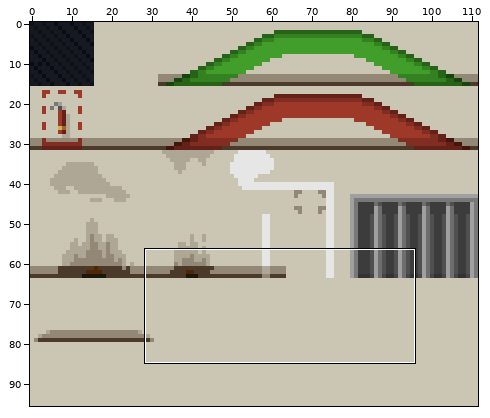
File history of a sprite sheet, assets/tileset/Background.png. The first picture is a wide view before the edit; the outline marks the close-up.
Close-up. Before:
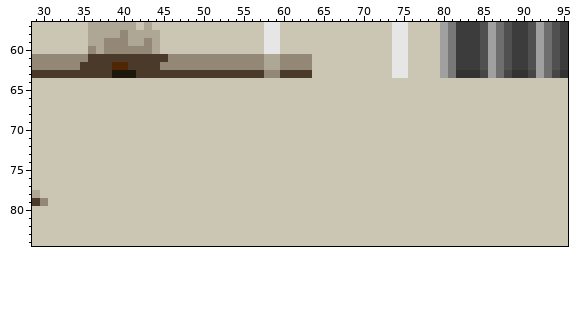
The file is 112x96 pixels. Shown: x 29..95, y 57..84.
And afterwards:
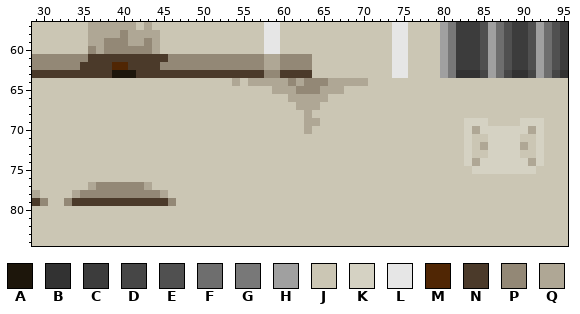
Palette (. is transparent): A #1d160b  B #323232  C #3c3c3c  D #464646  E #505050  F #6e6e6e  G #787878  H #a0a0a0  J #cbc6b4  K #d5d2c3  L #e6e6e6  M #502604  N #4b3a2a  P #938876  Q #afa795
Diff:
@@ x 29..95 @@
 63 NNNNNNNNNNAAANNNNNNNNNNNNNNNNPPNNNNJJJJJJJJJJLLJJJJHGBBBDHFDBBDHFDB
-64 JJJJJJJJJJJJJJJJJJJJJJJJJJJJJJJJJJJJJJJJJJJJJJJJJJJJJJJJJJJJJJJJJJJ
-65 JJJJJJJJJJJJJJJJJJJJJJJJJJJJJJJJJJJJJJJJJJJJJJJJJJJJJJJJJJJJJJJJJJJ
-66 JJJJJJJJJJJJJJJJJJJJJJJJJJJJJJJJJJJJJJJJJJJJJJJJJJJJJJJJJJJJJJJJJJJ
-67 JJJJJJJJJJJJJJJJJJJJJJJJJJJJJJJJJJJJJJJJJJJJJJJJJJJJJJJJJJJJJJJJJJJ
-68 JJJJJJJJJJJJJJJJJJJJJJJJJJJJJJJJJJJJJJJJJJJJJJJJJJJJJJJJJJJJJJJJJJJ
-69 JJJJJJJJJJJJJJJJJJJJJJJJJJJJJJJJJJJJJJJJJJJJJJJJJJJJJJJJJJJJJJJJJJJ
-70 JJJJJJJJJJJJJJJJJJJJJJJJJJJJJJJJJJJJJJJJJJJJJJJJJJJJJJJJJJJJJJJJJJJ
-71 JJJJJJJJJJJJJJJJJJJJJJJJJJJJJJJJJJJJJJJJJJJJJJJJJJJJJJJJJJJJJJJJJJJ
-72 JJJJJJJJJJJJJJJJJJJJJJJJJJJJJJJJJJJJJJJJJJJJJJJJJJJJJJJJJJJJJJJJJJJ
-73 JJJJJJJJJJJJJJJJJJJJJJJJJJJJJJJJJJJJJJJJJJJJJJJJJJJJJJJJJJJJJJJJJJJ
-74 JJJJJJJJJJJJJJJJJJJJJJJJJJJJJJJJJJJJJJJJJJJJJJJJJJJJJJJJJJJJJJJJJJJ
-75 JJJJJJJJJJJJJJJJJJJJJJJJJJJJJJJJJJJJJJJJJJJJJJJJJJJJJJJJJJJJJJJJJJJ
+64 JJJJJJJJJJJJJJJJJJJJJJJJJQJQQQQQPQPPPQQQQQJJJJJJJJJJJJJJJJJJJJJJJJJ
+65 JJJJJJJJJJJJJJJJJJJJJJJJJJJJJJQQQPPPQQQJJJJJJJJJJJJJJJJJJJJJJJJJJJJ
+66 JJJJJJJJJJJJJJJJJJJJJJJJJJJJJJJJQQQQQJJJJJJJJJJJJJJJJJJJJJJJJJJJJJJ
+67 JJJJJJJJJJJJJJJJJJJJJJJJJJJJJJJJJQQQJJJJJJJJJJJJJJJJJJJJJJJJJJJJJJJ
+68 JJJJJJJJJJJJJJJJJJJJJJJJJJJJJJJJJJQJJJJJJJJJJJJJJJJJJJJJJJJJJJJJJJJ
+69 JJJJJJJJJJJJJJJJJJJJJJJJJJJJJJJJJJQQJJJJJJJJJJJJJJJJJJKKKJJJJKKKJJJ
+70 JJJJJJJJJJJJJJJJJJJJJJJJJJJJJJJJJJQJJJJJJJJJJJJJJJJJJJKQKKKKKKQKJJJ
+71 JJJJJJJJJJJJJJJJJJJJJJJJJJJJJJJJJJJJJJJJJJJJJJJJJJJJJJKJJKKKKJJKJJJ
+72 JJJJJJJJJJJJJJJJJJJJJJJJJJJJJJJJJJJJJJJJJJJJJJJJJJJJJJKJQKKKKQJKJJJ
+73 JJJJJJJJJJJJJJJJJJJJJJJJJJJJJJJJJJJJJJJJJJJJJJJJJJJJJJKJJKKKKJJKJJJ
+74 JJJJJJJJJJJJJJJJJJJJJJJJJJJJJJJJJJJJJJJJJJJJJJJJJJJJJJKQKKKKKKQKJJJ
+75 JJJJJJJJJJJJJJJJJJJJJJJJJJJJJJJJJJJJJJJJJJJJJJJJJJJJJJJKKKKKKKKJJJJ
 76 JJJJJJJJJJJJJJJJJJJJJJJJJJJJJJJJJJJJJJJJJJJJJJJJJJJJJJJJJJJJJJJJJJJ
-77 JJJJJJJJJJJJJJJJJJJJJJJJJJJJJJJJJJJJJJJJJJJJJJJJJJJJJJJJJJJJJJJJJJJ
-78 QJJJJJJJJJJJJJJJJJJJJJJJJJJJJJJJJJJJJJJJJJJJJJJJJJJJJJJJJJJJJJJJJJJ
-79 NPJJJJJJJJJJJJJJJJJJJJJJJJJJJJJJJJJJJJJJJJJJJJJJJJJJJJJJJJJJJJJJJJJ
+77 JJJJJJJQPPPPPPQJJJJJJJJJJJJJJJJJJJJJJJJJJJJJJJJJJJJJJJJJJJJJJJJJJJJ
+78 QJJJJQPPPPPPPPPPQJJJJJJJJJJJJJJJJJJJJJJJJJJJJJJJJJJJJJJJJJJJJJJJJJJ
+79 NPJJPNNNNNNNNNNNNPJJJJJJJJJJJJJJJJJJJJJJJJJJJJJJJJJJJJJJJJJJJJJJJJJ
 80 JJJJJJJJJJJJJJJJJJJJJJJJJJJJJJJJJJJJJJJJJJJJJJJJJJJJJJJJJJJJJJJJJJJ
Changed places in both close-ups, as pixel boxes (x1, y1, x2, y2):
changed: (232, 78, 368, 134)
changed: (464, 118, 544, 174)
changed: (64, 182, 176, 206)
